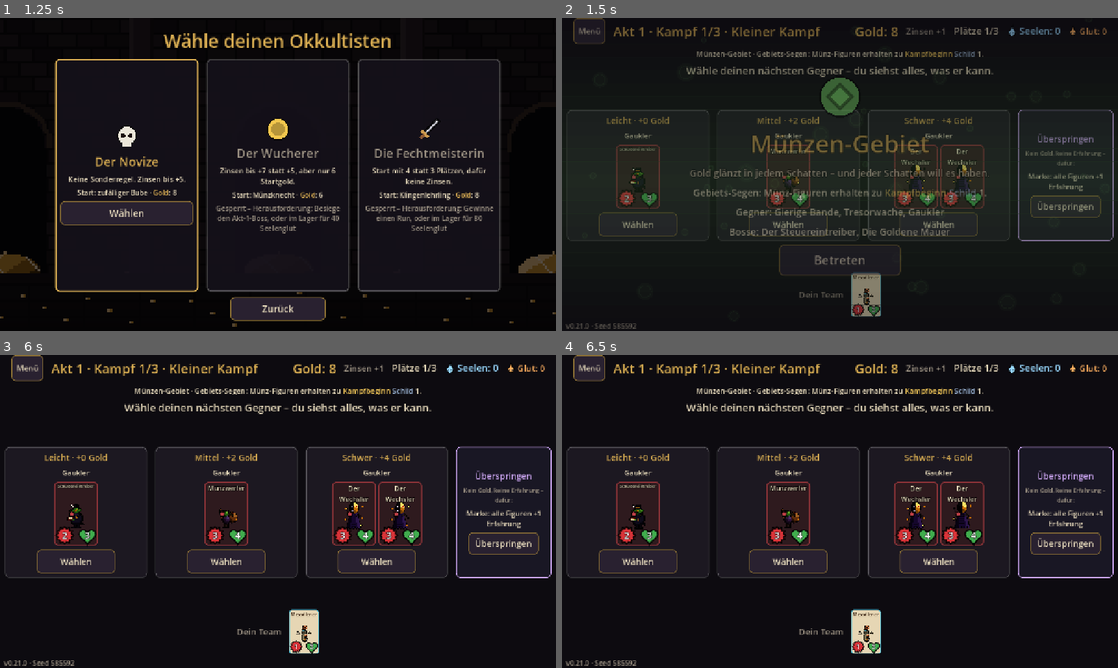
Above: before the commit, frames 1-4 (two rows, left to right).
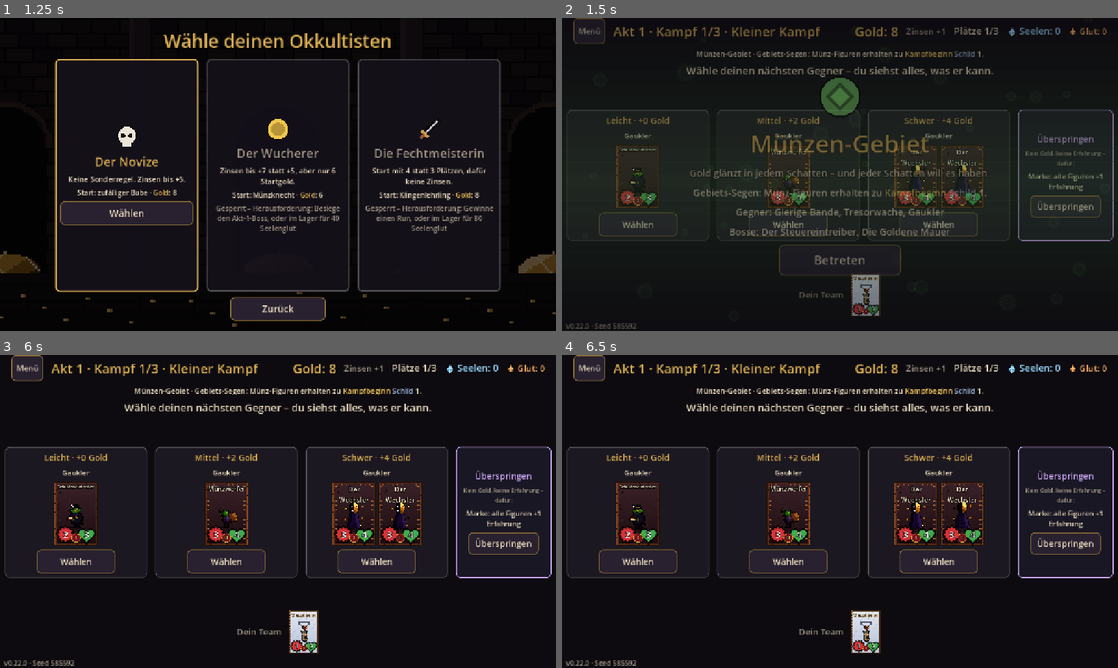
Above: after the commit, the same moments.

Repository: aaronvogel77-source/Roguelike
Game: Godot game, scene res://scenes/run.tscn
Two runs of this game, one before a commit and one after it. Both use one fixed random seed, a clock stepped at 60 frames per second and the inputs below.
Inputs:
- Up to frame 1 (1.25 s): click "Neuer Run" at 0.5 s
- Up to frame 2 (1.5 s): click "Wählen" at 1.25 s
- Up to frame 3 (6 s): click "Menü" at 2 s; click "Wählen" at 2.75 s; click "Wählen" at 3.5 s; click "Wählen" at 4.25 s; click "Überspringen" at 5 s; click "Betreten" at 5.75 s
- Up to frame 4 (6.5 s): no input

Frame 1 is identical in both runs. In frame 2, 1.8% of the frame differs, in the area x 3-76%, y 40-100%; in frame 3, 2.8%; in frame 4, 2.8%.

Commit message:
v0.22.0: pixel card faces by rarity, enemy cards, braided fusion frames, roman level seals
Co-Authored-By: Claude Opus 5.5 <noreply@anthropic.com>
Claude-Session: https://claude.ai/code/session_012xz7sgY2qmHGHRn3NLdPtd

Diff:
--- a/project.godot
+++ b/project.godot
@@ -6,7 +6,7 @@
 [application]
 
 config/name="Arcana (working title)"
-config/version="0.21.0"
+config/version="0.22.0"
 config/description="Dark-fantasy auto-battler roguelite with tarot court-card figures."
 run/main_scene="res://scenes/run.tscn"
 config/features=PackedStringArray("4.6", "GL Compatibility")
--- /dev/null
+++ b/scripts/ui/card_art.gd
@@ -0,0 +1,267 @@
+class_name CardArt
+extends RefCounted
+## Pixel-art card faces (frame + background) by rarity, drawn at half the
+## card's size and scaled up crisply:
+## - own cards: frame material by rank (wood, iron, silver, gold, legendary
+##   gold), parchment tinted in the tarot suit with motifs that grow richer
+##   with the rank (watermark, border ornament, vines, ray burst, starry sky);
+## - fusions: a frame braided from the materials of the fused figures;
+## - enemies: cursed counterparts on dark cracked parchment, frames by cost
+##   (rusty iron, thorns, bone and blood) and skulls with glowing eyes for bosses.
+
+const MATERIALS := {
+	"wood": ["2a1a0e", "4a2e18", "7a4a24", "a8743a"],
+	"iron": ["24262c", "44484f", "6b707a", "9aa0aa"],
+	"silver": ["3a4458", "7a8aa6", "b4c4dc", "eef4ff"],
+	"gold": ["4a3208", "9a6a14", "d9a530", "ffe08a"],
+	"rust": ["24120a", "5a2a14", "8a4a24", "b0703a"],
+	"bone": ["4a4234", "8a7e64", "cfc4a6", "f0e8d4"],
+}
+const RANK_MATERIAL := {"page": "wood", "knight": "iron", "queen": "silver", "king": "gold", "legend": "gold"}
+const RANK_TIER := {"page": 0, "knight": 1, "queen": 2, "king": 3, "legend": 4}
+## Parchment per suit: light, mid, dark (motifs), deep (lines).
+const PAPER := {
+	"coins": ["eef0d4", "d6dcb0", "a8b07e", "6a7448"],
+	"wands": ["f2dcc0", "dcb898", "b08466", "7a4a34"],
+	"cups": ["e2e8f0", "c0cade", "8c9cbc", "52648c"],
+	"swords": ["e6dcee", "cabcdc", "9a8cba", "5e507e"],
+}
+const ENEMY_PAPER := ["3a2228", "2a161c", "1c0c10", "120608"]
+const GEMS := {"coins": "28b060", "wands": "e04a2a", "cups": "2a7ae0", "swords": "a65ae0"}
+const OUTLINE := Color("120a0e")
+const SUIT_MARKS := {
+	"coins": [".ooooo.", "o.....o", "o.ooo.o", "o.o.o.o", "o.ooo.o", "o.....o", ".ooooo."],
+	"wands": ["...o...", "..ooo..", "..o.o..", "...o...", "...o...", "...o...", "..ooo.."],
+	"cups": ["ooooooo", "o.....o", ".o...o.", "..ooo..", "...o...", "...o...", ".ooooo."],
+	"swords": ["...o...", "...o...", "...o...", "...o...", "ooooooo", "...o...", "...o..."],
+}
+
+static var _cache: Dictionary = {}
+
+
+## The card face for a unit. width = how many card widths it spans.
+static func for_unit(definition: Dictionary, enemy: bool, suit: String, size_px: Vector2) -> ImageTexture:
+	var w := int(size_px.x / 2.0)
+	var h := int(size_px.y / 2.0)
+	var key := ""
+	var spec := {"w": w, "h": h, "enemy": enemy}
+	if enemy:
+		spec["boss"] = bool(definition.get("boss", false))
+		spec["tier"] = clampi(int(definition.get("cost", 1)), 1, 3)
+		key = "e:%d:%d:%s:%d" % [w, h, spec["boss"], spec["tier"]]
+	else:
+		var rank := String(definition.get("rank", "page"))
+		if definition.get("recipe", false):
+			rank = "legend"
+		spec["rank"] = rank
+		spec["suit"] = suit if suit != "" else String(definition.get("suit", "coins"))
+		var fusion: Dictionary = definition.get("fusion", {})
+		spec["materials"] = [RANK_MATERIAL.get(rank, "wood")]
+		if not fusion.is_empty():
+			spec["materials"] = fusion.get("part_ranks", [rank]).map(
+				func(r: String) -> String: return RANK_MATERIAL.get(r, "wood"))
+			spec["stage"] = int(fusion.get("stage", 0))
+		key = "p:%d:%d:%s:%s:%s:%d" % [w, h, rank, spec["suit"], ",".join(spec["materials"]), int(spec.get("stage", 0))]
+	if not _cache.has(key):
+		_cache[key] = _draw(spec)
+	return _cache[key]
+
+
+static func _ramp(name: String) -> Array:
+	return MATERIALS[name].map(func(hex: String) -> Color: return Color(hex))
+
+
+static func _draw(spec: Dictionary) -> ImageTexture:
+	var w: int = spec["w"]
+	var h: int = spec["h"]
+	var c := PixelCanvas.new(w, h)
+	if spec["enemy"]:
+		_enemy_background(c, w, h)
+		_enemy_frame(c, w, h, spec)
+	else:
+		_background(c, w, h, spec)
+		_frame(c, w, h, spec)
+	_round_corners(c, w, h)
+	return c.texture()
+
+
+# --- Own cards ---------------------------------------------------------------------------
+
+static func _background(c: PixelCanvas, w: int, h: int, spec: Dictionary) -> void:
+	var rank: String = spec["rank"]
+	var paper: Array = PAPER.get(spec["suit"], PAPER["coins"]).map(func(hex: String) -> Color: return Color(hex))
+	if rank == "legend":  # night sky with stars and golden rays
+		for y in h:
+			var t := float(y) / h
+			c.px(Color(0.08 + t * 0.06, 0.06 + t * 0.04, 0.16 + t * 0.06), 0, y, w, 1)
+		_rays(c, w, h, Color(1.0, 0.85, 0.4, 0.22), 14)
+		for i in 26:
+			var p := Vector2i((i * 37 + 5) % w, (i * 23 + 3) % (h - 10))
+			c.px(Color("fff8e0") if i % 3 else Color("c0a0ff"), p.x, p.y)
+		return
+	for y in h:  # parchment, a little lighter at the top
+		var tone: Color = paper[0].lerp(paper[1], clampf(float(y) / h * 1.3, 0.0, 1.0))
+		c.px(tone, 0, y, w, 1)
+	for i in w * h / 22:  # paper fibres
+		var x := (i * 53 + 7) % w
+		var y := (i * 29 + 11) % h
+		c.px(paper[1].darkened(0.06), x, y)
+	var tier: int = RANK_TIER.get(rank, 0)
+	if tier >= 3:  # king: ray burst behind the figure
+		_rays(c, w, h, Color(paper[2], 0.45), 12)
+	# Suit watermark behind the figure (all ranks).
+	var mark: Array = SUIT_MARKS.get(spec["suit"], SUIT_MARKS["coins"])
+	var scale := 3 if w >= 50 else 2
+	var ox := w / 2 - 7 * scale / 2
+	var oy := int(h * 0.38) - 7 * scale / 2
+	for y in 7:
+		for x in 7:
+			if String(mark[y])[x] == "o":
+				c.px(Color(paper[2], 0.55), ox + x * scale, oy + y * scale, scale, scale)
+	if tier >= 1:  # knight: an inner ornament border with corner diamonds
+		var col: Color = paper[2]
+		for x in range(6, w - 6, 2):
+			c.px(col, x, 5)
+			c.px(col, x, h - 6)
+		for y in range(6, h - 6, 2):
+			c.px(col, 5, y)
+			c.px(col, w - 6, y)
+		for p in [Vector2i(5, 5), Vector2i(w - 6, 5), Vector2i(5, h - 6), Vector2i(w - 6, h - 6)]:
+			c.px(paper[3], p.x - 1, p.y, 3, 1)
+			c.px(paper[3], p.x, p.y - 1, 1, 3)
+	if tier >= 2:  # queen: vines curling along the sides
+		for y in range(8, h - 8):
+			var dx := int(round(sin(y * 0.55) * 1.5))
+			c.px(Color(paper[3], 0.7), 8 + dx, y)
+			c.px(Color(paper[3], 0.7), w - 9 - dx, y)
+			if y % 7 == 0:
+				c.px(Color(paper[2], 0.9), 9 + dx, y - 1, 2, 2)
+				c.px(Color(paper[2], 0.9), w - 11 - dx, y - 1, 2, 2)
+
+
+static func _rays(c: PixelCanvas, w: int, h: int, color: Color, count: int) -> void:
+	var center := Vector2(w / 2.0, h * 0.45)
+	for y in h:
+		for x in w:
+			var a := atan2(y - center.y, x - center.x)
+			if int(floor((a + PI) / TAU * count * 2.0)) % 2 == 0:
+				var d := Vector2(x, y).distance_to(center) / (h * 0.6)
+				if d < 1.0:
+					var base: Color = c.image.get_pixel(x, y)
+					c.image.set_pixel(x, y, base.lerp(Color(color.r, color.g, color.b), color.a * (1.0 - d)))
+
+
+## The frame: 3 px of material (fusions braid several materials).
+static func _frame(c: PixelCanvas, w: int, h: int, spec: Dictionary) -> void:
+	var materials: Array = spec["materials"]
+	var ramps: Array = materials.map(func(m: String) -> Array: return _ramp(m))
+	for y in h:
+		for x in w:
+			var edge := mini(mini(x, y), mini(w - 1 - x, h - 1 - y))
+			if edge > 2:
+				continue
+			var ramp: Array = ramps[0]
+			if ramps.size() > 1:  # braided: diagonal bands of the fused materials
+				ramp = ramps[int(floor((x + y) / 4.0)) % ramps.size()]
+			var tone := 1
+			if edge == 0:
+				tone = 0
+			elif edge == 1:
+				tone = 3 if (x < w / 2 and y < h / 2) else 2
+			else:
+				tone = 1
+			if x == w - 1 - edge or y == h - 1 - edge:
+				tone = mini(tone, 1) if edge > 0 else 0
+			c.image.set_pixel(x, y, ramp[tone])
+	var main: String = materials[0]
+	var rank: String = spec["rank"]
+	var gem := Color(GEMS.get(spec["suit"], "28b060"))
+	match main:
+		"wood":  # grain
+			for y in range(4, h - 4, 5):
+				c.px(_ramp("wood")[0], 1, y, 1, 2)
+				c.px(_ramp("wood")[0], w - 2, y + 2, 1, 2)
+		"iron":  # rivets
+			for x in range(5, w - 4, 8):
+				c.px(_ramp("iron")[3], x, 1)
+				c.px(_ramp("iron")[3], x, h - 2)
+			for y in range(5, h - 4, 8):
+				c.px(_ramp("iron")[3], 1, y)
+				c.px(_ramp("iron")[3], w - 2, y)
+	var tier: int = RANK_TIER.get(rank, 0)
+	if tier >= 2:  # silver and gold: corner ornaments
+		var orn: Array = _ramp(main)
+		for p in [Vector2i(0, 0), Vector2i(w - 6, 0), Vector2i(0, h - 6), Vector2i(w - 6, h - 6)]:
+			c.px(orn[3], p.x + 1, p.y + 1, 4, 1)
+			c.px(orn[3], p.x + 1, p.y + 1, 1, 4)
+			c.px(orn[2], p.x + 3, p.y + 3, 2, 2)
+	if tier >= 3:  # gold: gems in the corners and on the sides
+		var glow := tier >= 4
+		for p in [Vector2i(2, 2), Vector2i(w - 3, 2), Vector2i(2, h - 3), Vector2i(w - 3, h - 3),
+				Vector2i(w / 2, 1), Vector2i(w / 2, h - 2)]:
+			c.px(OUTLINE, p.x - 1, p.y - 1, 3, 3)
+			c.px(gem if not glow else Color("7af0ff"), p.x, p.y)
+			if glow:
+				c.px(Color(1, 1, 1, 0.9), p.x, p.y)
+				c.px(Color("7af0ff"), p.x - 1, p.y)
+				c.px(Color("7af0ff"), p.x + 1, p.y)
+
+
+# --- Enemy cards ---------------------------------------------------------------------------
+
+static func _enemy_background(c: PixelCanvas, w: int, h: int) -> void:
+	var paper: Array = ENEMY_PAPER.map(func(hex: String) -> Color: return Color(hex))
+	for y in h:
+		c.px(paper[0].lerp(paper[2], float(y) / h), 0, y, w, 1)
+	# Cracks running through the old parchment.
+	for i in 5:
+		var x := (i * 17 + 9) % w
+		var y := (i * 31 + 6) % (h - 10)
+		for s in 9:
+			x += [-1, 0, 1, 1, 0, -1][(s + i) % 6]
+			y += 1
+			c.px(paper[3], x, y)
+	for i in w * h / 30:
+		c.px(paper[1].lightened(0.05), (i * 41 + 3) % w, (i * 19 + 5) % h)
+
+
+static func _enemy_frame(c: PixelCanvas, w: int, h: int, spec: Dictionary) -> void:
+	var boss: bool = spec["boss"]
+	var tier: int = spec["tier"]
+	var ramp := _ramp("bone" if (tier >= 3 or boss) else "rust")
+	for y in h:
+		for x in w:
+			var edge := mini(mini(x, y), mini(w - 1 - x, h - 1 - y))
+			if edge > 2:
+				continue
+			var tone := 0 if edge == 0 else (2 if edge == 1 else 1)
+			if (x * 7 + y * 3) % 11 == 0 and edge > 0:
+				tone = 0  # rust pits / old bone
+			c.image.set_pixel(x, y, ramp[tone])
+	if tier >= 2 or boss:  # thorns pointing inwards
+		for y in range(6, h - 6, 6):
+			c.px(ramp[2], 3, y, 2, 1)
+			c.px(ramp[3], 5, y)
+			c.px(ramp[2], w - 5, y, 2, 1)
+			c.px(ramp[3], w - 6, y)
+		for x in range(6, w - 6, 6):
+			c.px(ramp[2], x, 3, 1, 2)
+			c.px(ramp[3], x, 5)
+	if tier >= 3 or boss:  # blood running down from the top
+		var blood := Color("8a1420")
+		for x in range(4, w - 4, 7):
+			var length := 3 + (x * 5) % 6
+			c.px(blood, x, 3, 1, length)
+			c.px(Color("c02030"), x, 3 + length - 1)
+	if boss:  # skulls with glowing eyes in the corners
+		for p in [Vector2i(0, 0), Vector2i(w - 7, 0), Vector2i(0, h - 7), Vector2i(w - 7, h - 7)]:
+			c.px(OUTLINE, p.x, p.y, 7, 7)
+			c.px(_ramp("bone")[3], p.x + 1, p.y + 1, 5, 4)
+			c.px(_ramp("bone")[2], p.x + 2, p.y + 5, 3, 1)
+			c.px(Color("ff3030"), p.x + 2, p.y + 2)
+			c.px(Color("ff3030"), p.x + 4, p.y + 2)
+
+
+static func _round_corners(c: PixelCanvas, w: int, h: int) -> void:
+	for p in [Vector2i(0, 0), Vector2i(w - 1, 0), Vector2i(0, h - 1), Vector2i(w - 1, h - 1)]:
+		c.image.set_pixel(p.x, p.y, Color(0, 0, 0, 0))
--- a/scripts/ui/unit_card.gd
+++ b/scripts/ui/unit_card.gd
@@ -22,6 +22,8 @@
 var card_size := CARD_SIZE
 
 var _style: StyleBoxFlat
+var _overlay: Panel
+var _level_seal: Label
 var _identity: HBoxContainer
 var _chips: HFlowContainer
 var _attack_label: Label
@@ -62,21 +64,23 @@
 	body.pivot_offset = card_size / 2
 	body.mouse_filter = Control.MOUSE_FILTER_STOP
 	body.gui_input.connect(_on_body_input)
+	# The card face: pixel frame and background by rarity (CardArt).
+	var face := StyleBoxTexture.new()
+	face.texture = CardArt.for_unit(unit_definition, enemy, String(initial.get("suit", "")), card_size)
+	body.add_theme_stylebox_override("panel", face)
+	body.texture_filter = CanvasItem.TEXTURE_FILTER_NEAREST
+	# Glow, flashes and highlights live on a transparent overlay above the face.
 	_style = StyleBoxFlat.new()
-	# Tarot look: player figures on parchment, enemies on dark red cloth.
-	_style.bg_color = Color("2e1a1e") if enemy else Color("e6d6b4")
+	_style.bg_color = Color(0, 0, 0, 0)
 	_style.border_color = base_border_color()
-	_style.set_border_width_all(5 if unit_definition.get("boss", false) else 3)
-	_style.set_corner_radius_all(10)
-	if unit_definition.get("boss", false):
-		_style.bg_color = Color(0.2, 0.06, 0.08)
+	_style.set_border_width_all(0)
+	_style.set_corner_radius_all(8)
 	# Fusions glow in their suits; every stage adds to the glow (F3 cycles).
 	var stage := int(unit_definition.get("fusion", {}).get("stage", 0))
 	if stage > 0:
 		var suits: Array = unit_definition["fusion"]["suits"]
 		_style.shadow_color = Color(Palette.SUIT_COLORS.get(suits[-1], Palette.GOLD), 0.75)
 		_style.shadow_size = 3 + 3 * stage
-		_style.set_border_width_all(3 + stage)
 		if stage >= 3:
 			_cycle_glow(suits)
 	# Legendary skins: a glowing frame in the skin's theme colour.
@@ -86,26 +90,37 @@
 		_style.border_color = theme_color
 		_style.shadow_color = Color(theme_color, 0.8)
 		_style.shadow_size = maxi(_style.shadow_size, 8)
-		_style.set_border_width_all(maxi(_style.border_width_left, 4))
-	for side in [SIDE_LEFT, SIDE_RIGHT, SIDE_TOP, SIDE_BOTTOM]:
-		_style.set_content_margin(side, 5)
-	body.add_theme_stylebox_override("panel", _style)
+		_style.set_border_width_all(2)
 	add_child(body)
 	_add_portrait(initial, unit_definition, enemy)
 
+	var margin := MarginContainer.new()
+	margin.mouse_filter = Control.MOUSE_FILTER_IGNORE
+	for side in ["left", "right", "top", "bottom"]:
+		margin.add_theme_constant_override("margin_" + side, 7)
+	body.add_child(margin)
 	var column := VBoxContainer.new()
 	column.add_theme_constant_override("separation", 2)
 	column.mouse_filter = Control.MOUSE_FILTER_IGNORE
-	body.add_child(column)
+	margin.add_child(column)
+	_overlay = Panel.new()
+	_overlay.mouse_filter = Control.MOUSE_FILTER_IGNORE
+	_overlay.add_theme_stylebox_override("panel", _style)
+	body.add_child(_overlay)
+	# Seals between attack and health: level as a roman numeral, fusion stage above.
+	_level_seal = _seal_label(Vector2(card_size.x / 2 - 12, card_size.y - 32))
+	if stage > 0:
+		_seal_label(Vector2(card_size.x / 2 - 12, card_size.y - 54)).text = "F%d" % stage
 
 	var name_label := Label.new()
 	name_label.text = ContentDb.display_name(definition)
 	name_label.autowrap_mode = TextServer.AUTOWRAP_WORD
 	name_label.horizontal_alignment = HORIZONTAL_ALIGNMENT_CENTER
 	name_label.add_theme_font_size_override("font_size", _fitting_font_size(name_label))
-	name_label.add_theme_color_override("font_color", Palette.PARCHMENT if enemy else Color("3a2414"))
+	var dark_face: bool = enemy or unit_definition.get("rank", "") == "legend" or unit_definition.get("recipe", false)
+	name_label.add_theme_color_override("font_color", Palette.PARCHMENT if dark_face else Color("3a2414"))
 	# An outline keeps the name readable on top of the figure.
-	name_label.add_theme_color_override("font_outline_color", Color(0, 0, 0, 0.85) if enemy else Color("e6d6b4"))
+	name_label.add_theme_color_override("font_outline_color", Color(0, 0, 0, 0.85) if dark_face else Color("efe4c8"))
 	name_label.add_theme_constant_override("outline_size", 5)
 	name_label.size_flags_vertical = Control.SIZE_EXPAND_FILL
 	name_label.max_lines_visible = 2
@@ -199,7 +214,7 @@
 	tween.tween_interval(duration)
 	tween.tween_callback(func() -> void:
 		_style.border_color = base_border_color()
-		_style.set_border_width_all(5 if definition.get("boss", false) else 3))
+		_style.set_border_width_all(0))
 
 
 ## Colored halo pulse around the card (abilities that act on the unit itself).
@@ -313,17 +328,9 @@
 func _rebuild_identity(level: int) -> void:
 	for child in _identity.get_children():
 		child.queue_free()
-	for kind in identity_kinds(definition, is_enemy, snapshot.get("suit", "")):
-		_identity.add_child(Emblem.create(kind, 19))
-	var chevrons := Emblem.create("level", 19)
-	chevrons.count = level
-	_identity.add_child(chevrons)
-	var stage := int(definition.get("fusion", {}).get("stage", 0))
-	if stage > 0:
-		var badge := _small_label(Palette.GOLD)
-		badge.text = "F%d" % stage
-		badge.add_theme_font_size_override("font_size", 15)
-		_identity.add_child(badge)
+	# Rank, suit and enemy marks live in the info panel only; the card shows
+	# the level as a roman numeral seal and the objects on the figure.
+	_level_seal.text = ["I", "II", "III"][clampi(level, 1, 3) - 1]
 	# Equipment and blessing marks for row figures.
 	var figure: Dictionary = extras.get("figure", {})
 	if figure.has("equipment"):
@@ -347,6 +354,27 @@
 	if suit == "":
 		suit = String(unit_definition.get("suit", "coins"))
 	return ["rank_" + rank, "suit_" + suit]
+
+
+func _seal_label(at: Vector2) -> Label:
+	var label := Label.new()
+	label.position = at
+	label.size = Vector2(24, 20)
+	label.horizontal_alignment = HORIZONTAL_ALIGNMENT_CENTER
+	label.vertical_alignment = VERTICAL_ALIGNMENT_CENTER
+	label.add_theme_font_size_override("font_size", 13)
+	var wax := StyleBoxFlat.new()  # a small wax seal behind the numeral
+	wax.bg_color = Color("7a1420")
+	wax.border_color = Color("d9a530")
+	wax.set_border_width_all(1)
+	wax.set_corner_radius_all(10)
+	label.add_theme_stylebox_override("normal", wax)
+	label.add_theme_color_override("font_color", Color("ffe08a"))
+	label.add_theme_color_override("font_outline_color", Color(0.1, 0.05, 0.02))
+	label.add_theme_constant_override("outline_size", 5)
+	label.mouse_filter = Control.MOUSE_FILTER_IGNORE
+	_overlay.add_child(label)
+	return label
 
 
 ## Attack / health: the number sits in the middle of its emblem.
Not shown, added: scripts/ui/card_art.gd.uid
Not shown, changed: GAME_DESIGN.md
